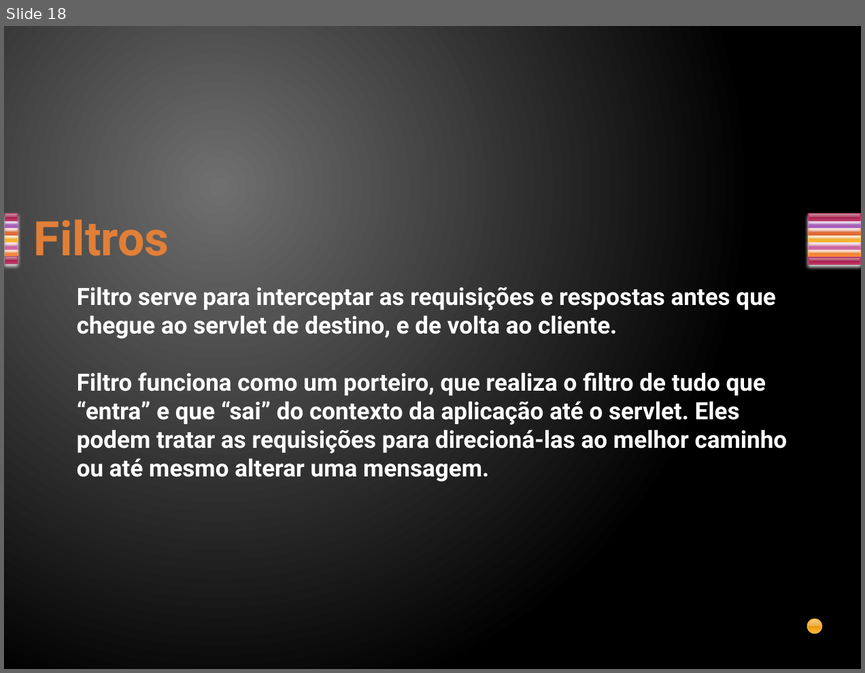
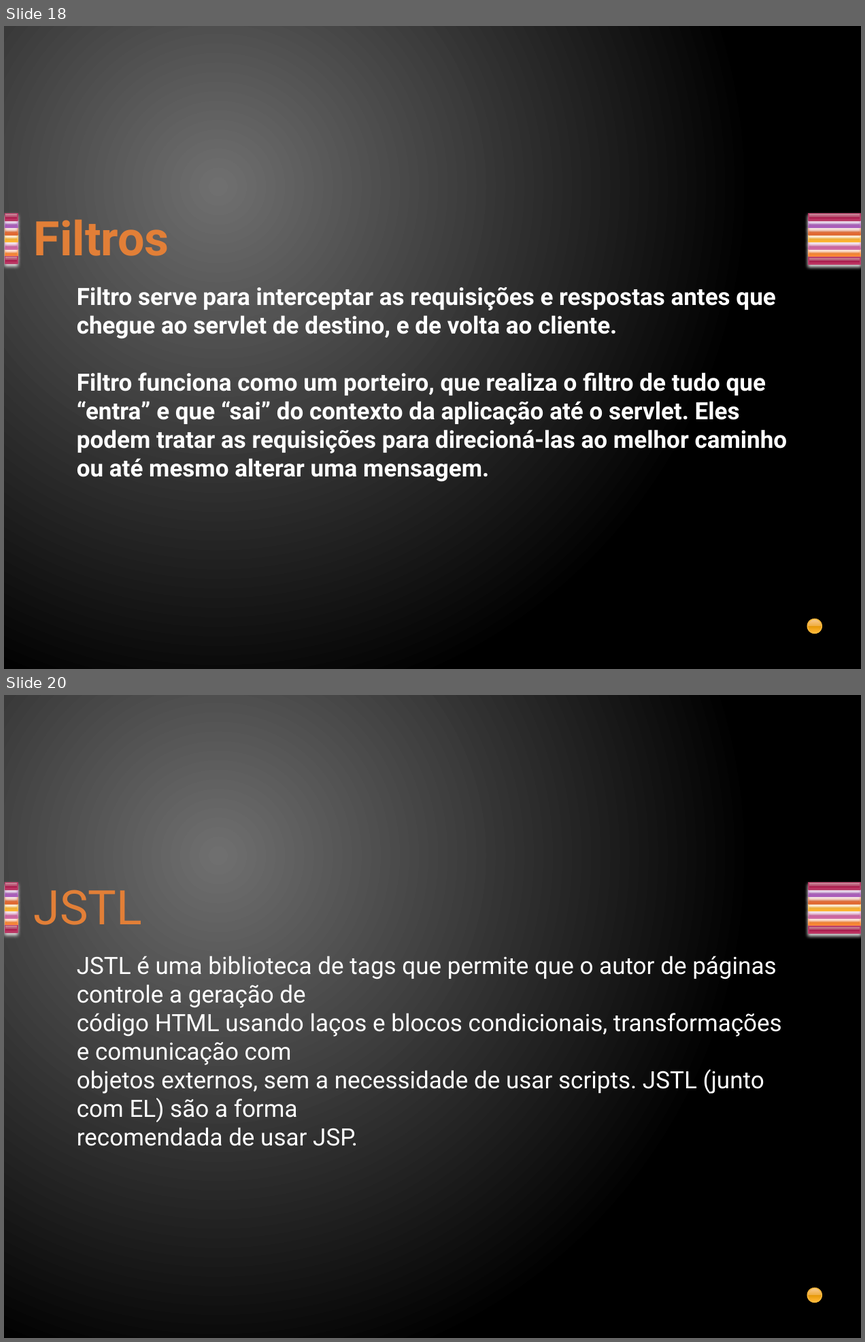
Before and after one commit to davirj9/javaAvancado, a slide deck: AulasAvancado/src/main/resources/br/com/Aula2/Servlets.pptx. Shown one above the other, each under a label of ours: slide 18 before the commit, slides 18 and 20 after it; the slides between them are not shown. The pictures are 865x673 and 865x1342 pixels, drawn with LibreOffice and Linux fonts; fonts in the diff are those of the drawing. Boxes give left, top, right and bottom in pixels: in the first picture for what was removed or moved away, otherwise in the second. Text is boxed around its words. In the diff, an @@ line names an element or a change of style, - is before the commit and + after.

```diff
--- a/AulasAvancado/src/main/resources/br/com/Aula2/Servlets.pptx
+++ b/AulasAvancado/src/main/resources/br/com/Aula2/Servlets.pptx
@@ slide 20 added at (x1=4, y1=695, x2=861, y2=1338), background gradient #707070 to #000000; not listed: 15 template elements that a slide beside it also shows @@
@@ title added at (x1=34, y1=889, x2=142, y2=925), 40 pt, text gradient #E38037 to #FA8D3D @@
+JSTL
@@ text added at (x1=77, y1=955, x2=782, y2=1146), 20 pt, text #FFFFFF @@
+JSTL é uma biblioteca de tags que permite que o autor de páginas controle a geração de
+código HTML usando laços e blocos condicionais, transformações e comunicação com
+objetos externos, sem a necessidade de usar scripts. JSTL (junto com EL) são a forma
+recomendada de usar JSP.
```
Also in this commit, not shown: 1 slide changed, 1 other slide added.
